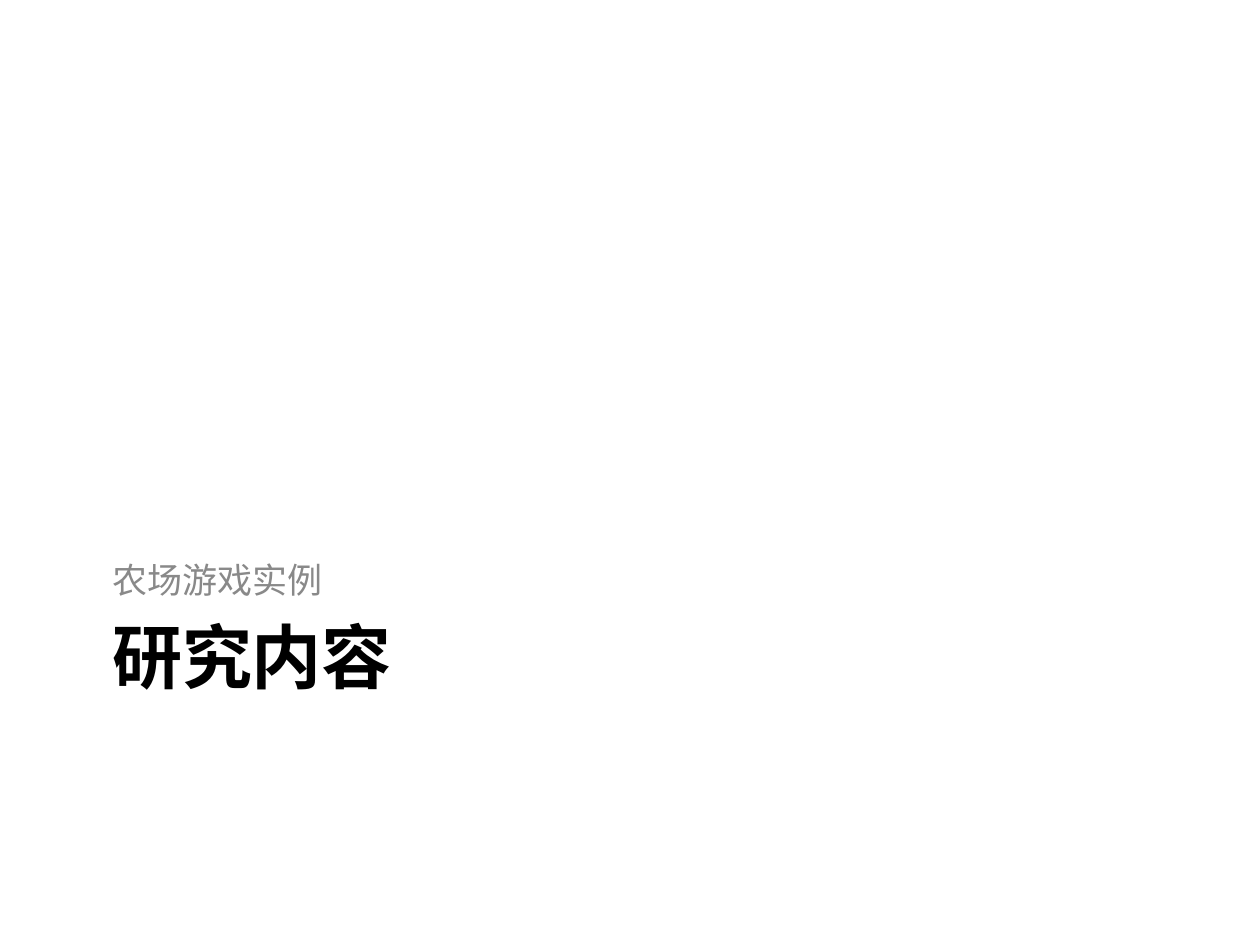
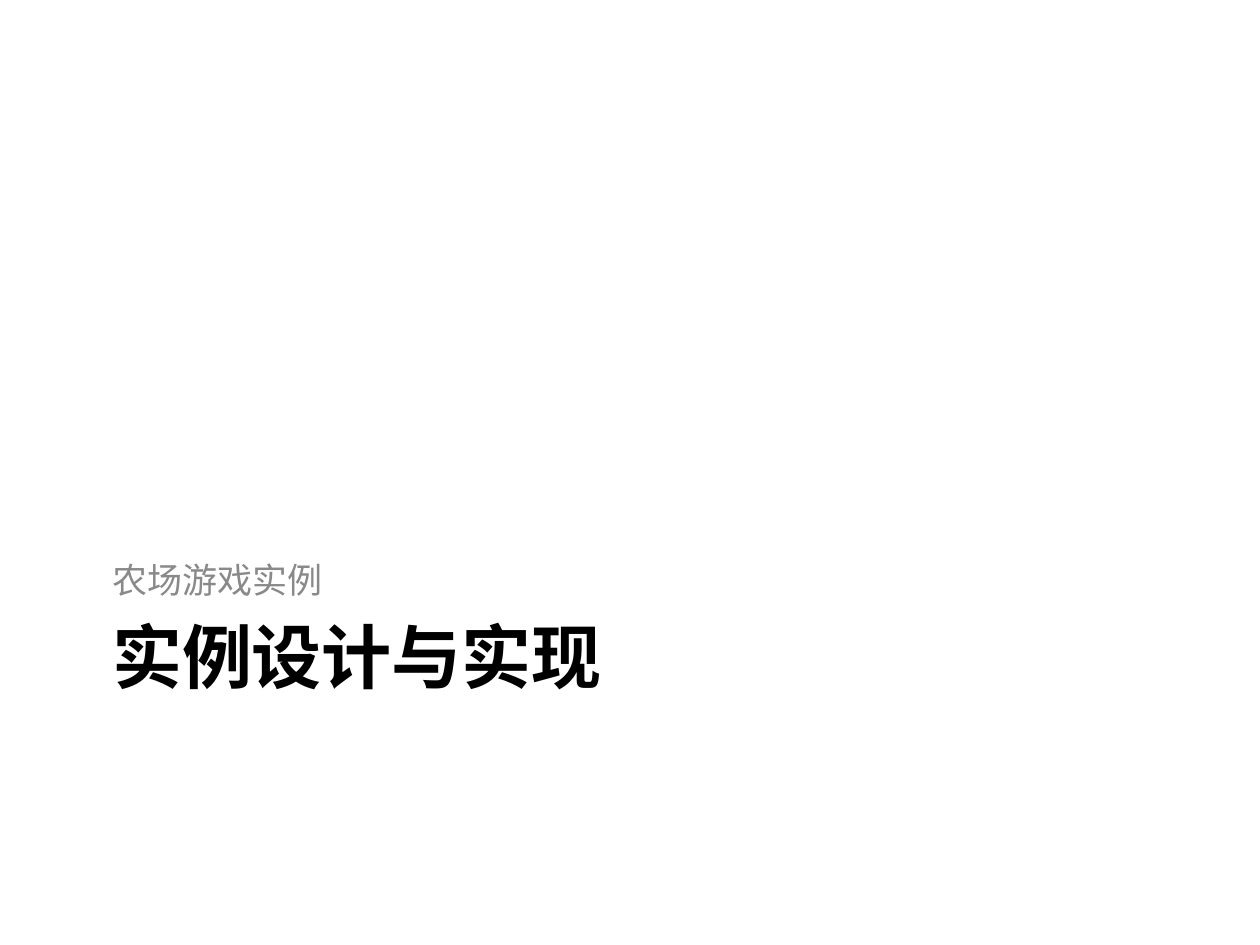
Before and after one commit to Nookleptia/qianmen3d, a slide deck: slide 27 of 毕设文件/毕设提纲.ppt. Drawn at 1260x945 pixels with LibreOffice and Linux fonts; fonts in the diff are those of the drawing. Boxes give left, top, right and bottom in pixels: in the first picture for what was removed or moved away, otherwise in the second. Text is boxed around its words. In the diff, an @@ line names an element or a change of style, - is before the commit and + after.

```diff
--- a/毕设文件/毕设提纲.ppt
+++ b/毕设文件/毕设提纲.ppt
@@ title at (112, 623, 602, 690): text changed @@
-研究内容
+实例设计与实现
```
Also in this commit, not shown: 1 other slide changed, 1 other file.
